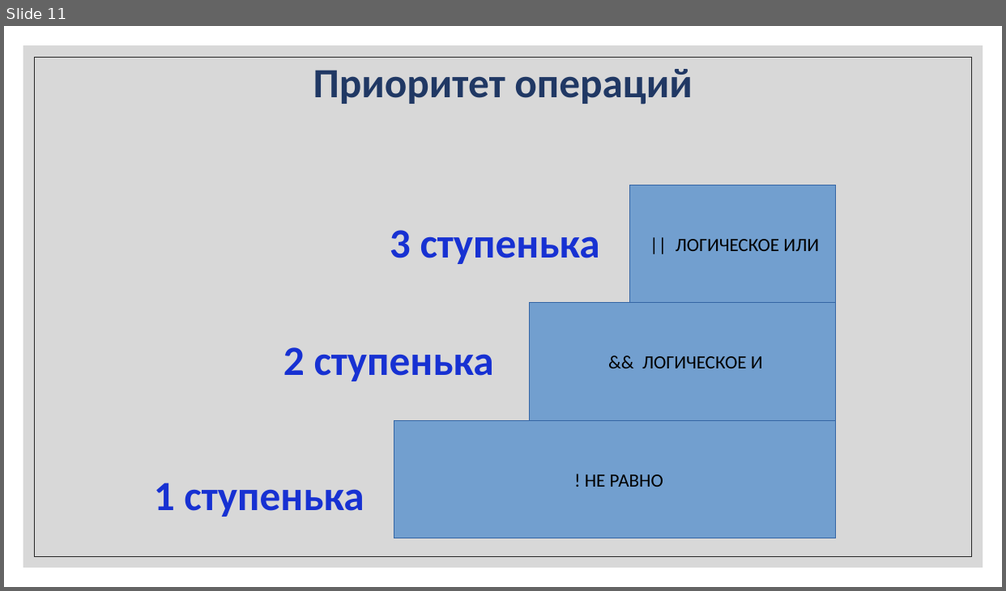
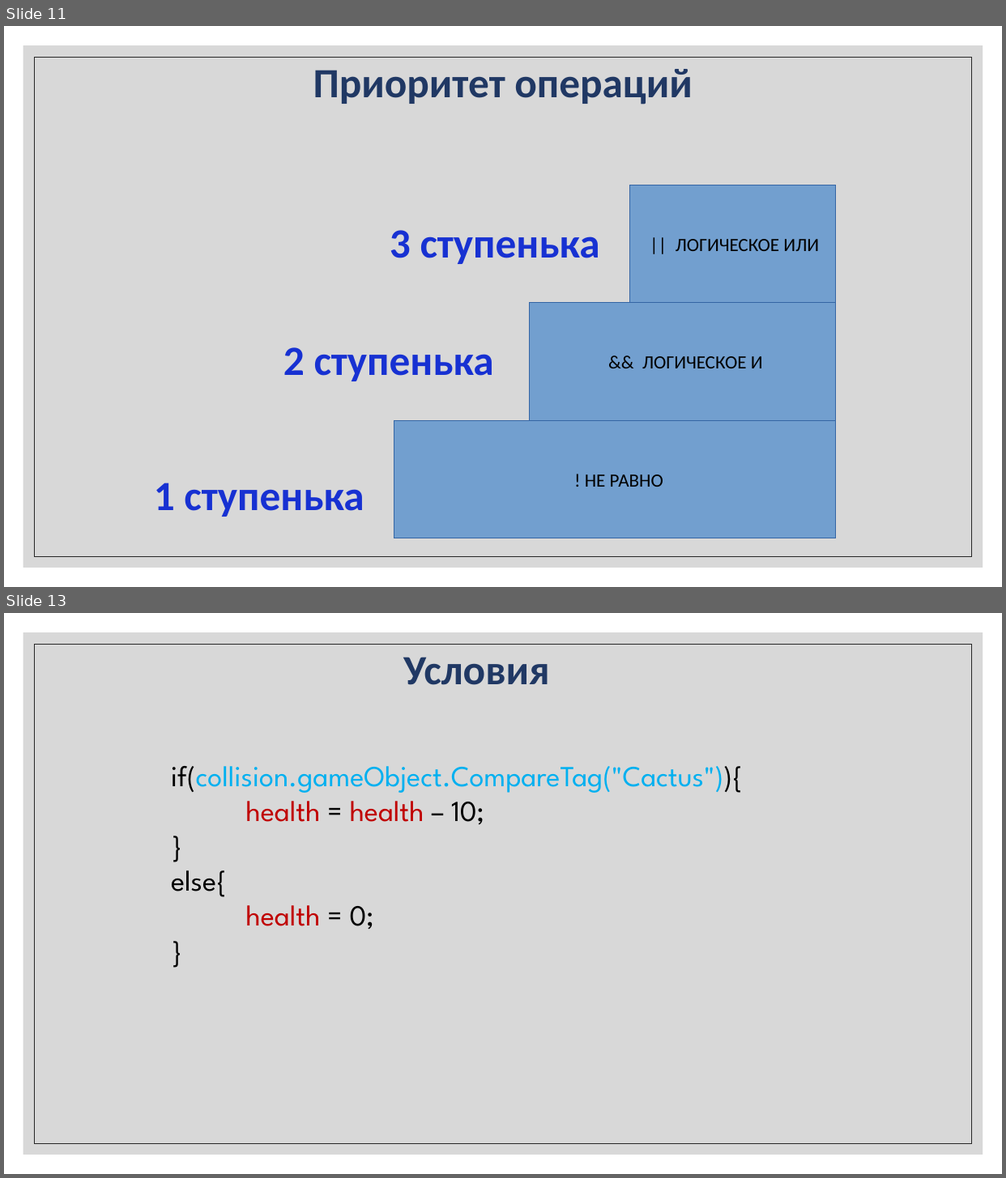
Before and after one commit to IriEfremova/LessonsCube, a slide deck: Unity/Lesson4/Operation.pptx. Shown one above the other, each under a label of ours: slide 11 before the commit, slides 11 and 13 after it; the slides between them are not shown. The pictures are 1006x591 and 1006x1178 pixels, drawn with LibreOffice and Linux fonts; fonts in the diff are those of the drawing. Boxes give left, top, right and bottom in pixels: in the first picture for what was removed or moved away, otherwise in the second. Text is boxed around its words. In the diff, an @@ line names an element or a change of style, - is before the commit and + after.

```diff
--- a/Unity/Lesson4/Operation.pptx
+++ b/Unity/Lesson4/Operation.pptx
@@ slide 13 added at box(4, 613, 1002, 1174), background #FFFFFF; not listed: 2 template elements that a slide beside it also shows @@
@@ text added at box(403, 657, 550, 685), 40 pt, text #203864, bold @@
+Условия
@@ text added at box(171, 766, 743, 930), 28 pt, text #00B0F0 @@
+if(collision.gameObject.CompareTag("Cactus")){
+health = health – 10;
+}
+else{
+health = 0;
+}
```
Also in this commit, not shown: 5 other slides added, 2 slides removed, 5 other files.
